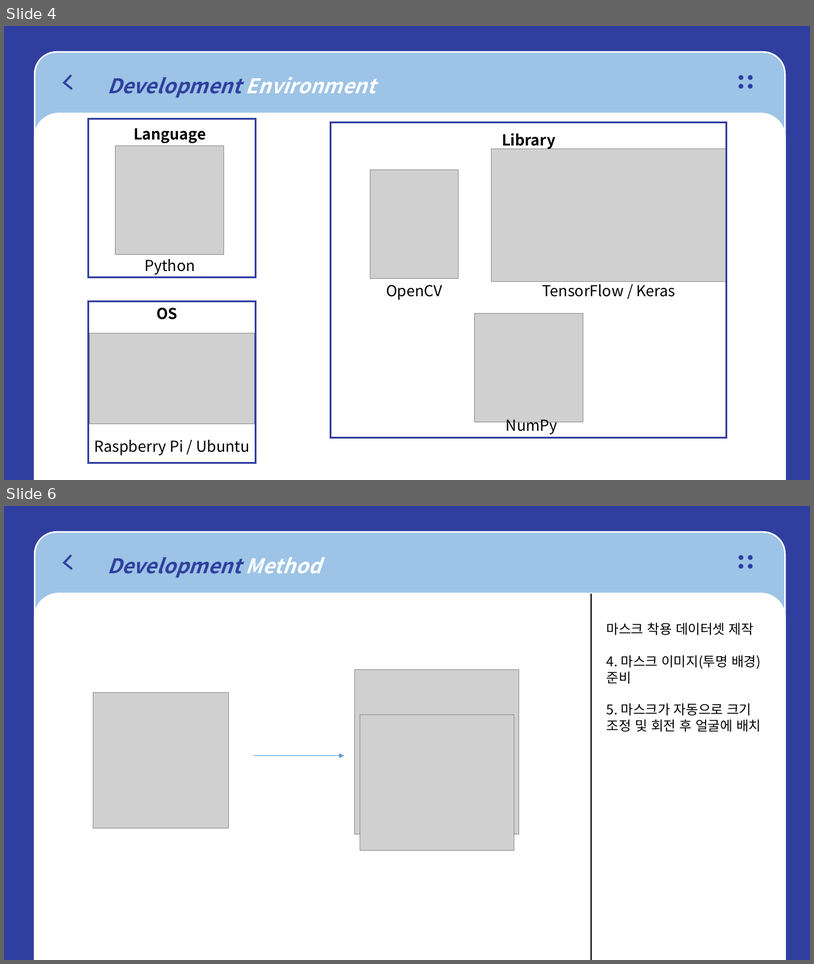
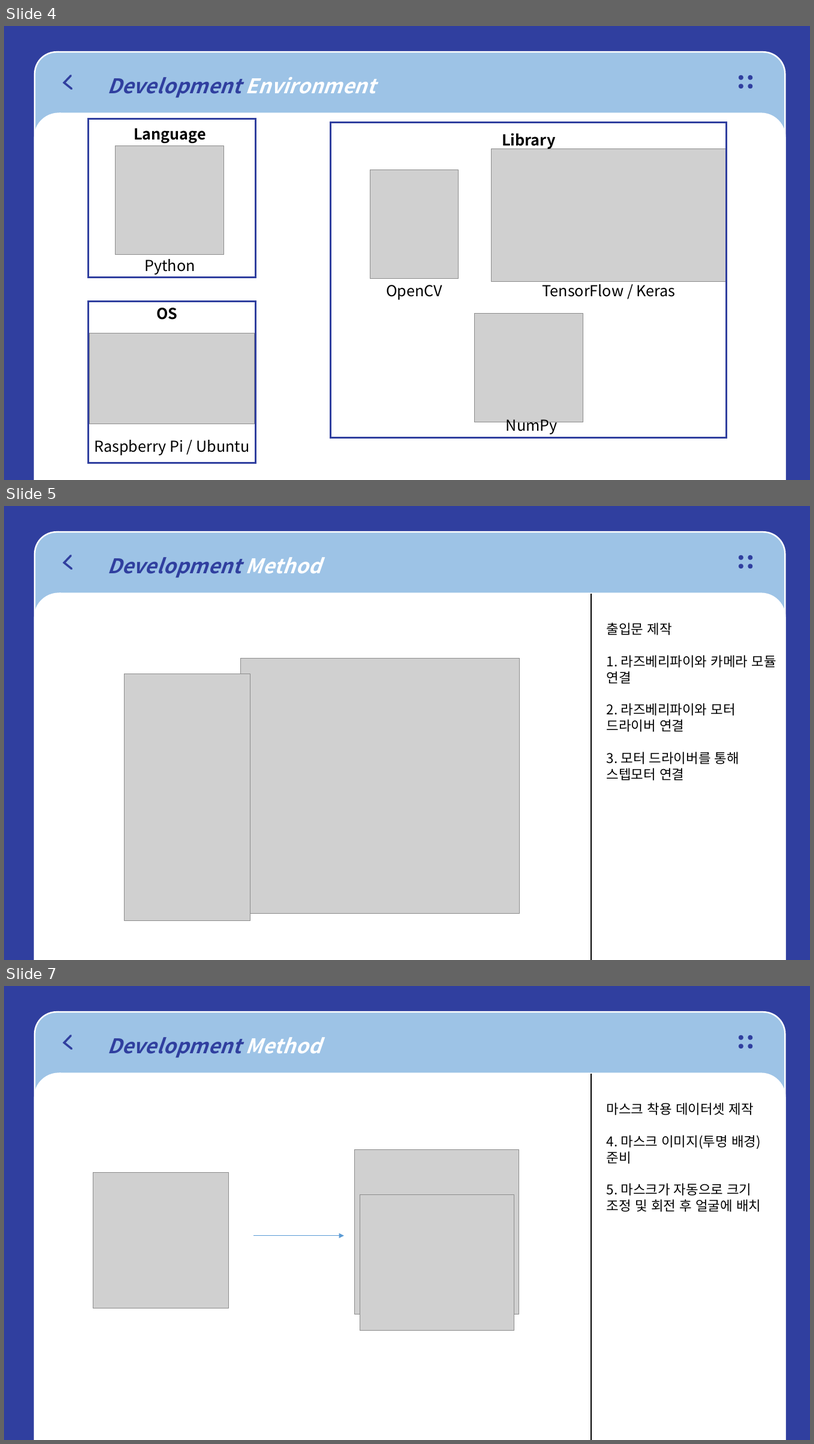
Before and after one commit to 1uv0cean/Wireless_Network, a slide deck: 발표자료.pptx. Shown one above the other, each under a label of ours: slides 4 and 6 before the commit, slides 4, 5 and 7 after it; the slides between them are not shown. The pictures are 814x964 and 814x1444 pixels, drawn with LibreOffice and Linux fonts; fonts in the diff are those of the drawing; grey boxes stand for pictures. Boxes give left, top, right and bottom in pixels: in the first picture for what was removed or moved away, otherwise in the second. Text is boxed around its words. In the diff, an @@ line names an element or a change of style, - is before the commit and + after.

```diff
--- a/발표자료.pptx
+++ b/발표자료.pptx
@@ slide 5 added at (4, 506, 810, 960), background #303F9F @@
@@ group added at (35, 532, 786, 960): 4 ellipses, 2 round same rects, 1 freeform shape @@
+    Development Method
@@ line added from (591, 593) to (591, 960), #000000 1 pt @@
@@ text added at (607, 622, 776, 780), 16 pt, text #000000 @@
+출입문 제작
+1. 라즈베리파이와 카메라 모듈 연결
+2. 라즈베리파이와 모터 드라이버 연결
+3. 모터 드라이버를 통해 스텝모터 연결
@@ picture added at (241, 658, 520, 913) @@
@@ picture added at (125, 673, 250, 920) @@
@@ what was slide 6 is now slide 7 @@
```
Also in this commit, not shown: 1 slide changed.
